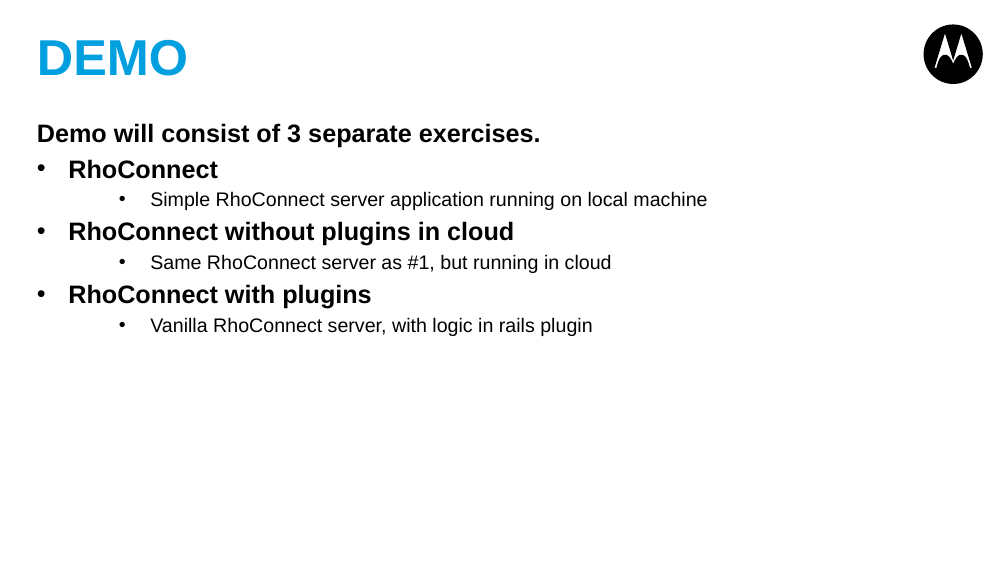
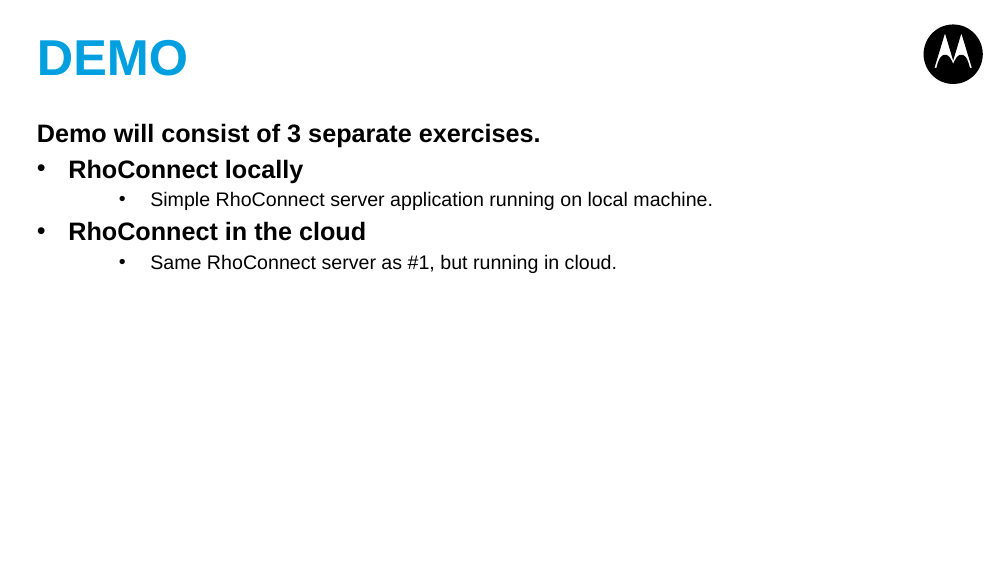
Before and after one commit to shurab/Rhoconnect-Demo, a slide deck: slide 7 of Rhoconnect-appforum.pptx. Drawn at 1008x567 pixels with LibreOffice and Linux fonts; fonts in the diff are those of the drawing. Boxes give left, top, right and bottom in pixels: in the first picture for what was removed or moved away, otherwise in the second. Text is boxed around its words. In the diff, an @@ line names an element or a change of style, - is before the commit and + after.

Commit message:
Modified slides

```diff
--- a/Rhoconnect-appforum.pptx
+++ b/Rhoconnect-appforum.pptx
@@ text at box(68, 159, 713, 273): text changed @@
-• RhoConnect
-  • Simple RhoConnect server application running on local machine
-• RhoConnect without plugins in cloud
-  • Same RhoConnect server as #1, but running in cloud
-• RhoConnect with plugins
-  • Vanilla RhoConnect server, with logic in rails plugin
+• RhoConnect locally
+  • Simple RhoConnect server application running on local machine.
+• RhoConnect in the cloud
+  • Same RhoConnect server as #1, but running in cloud.
```
Also in this commit, not shown: 1 other slide changed.
